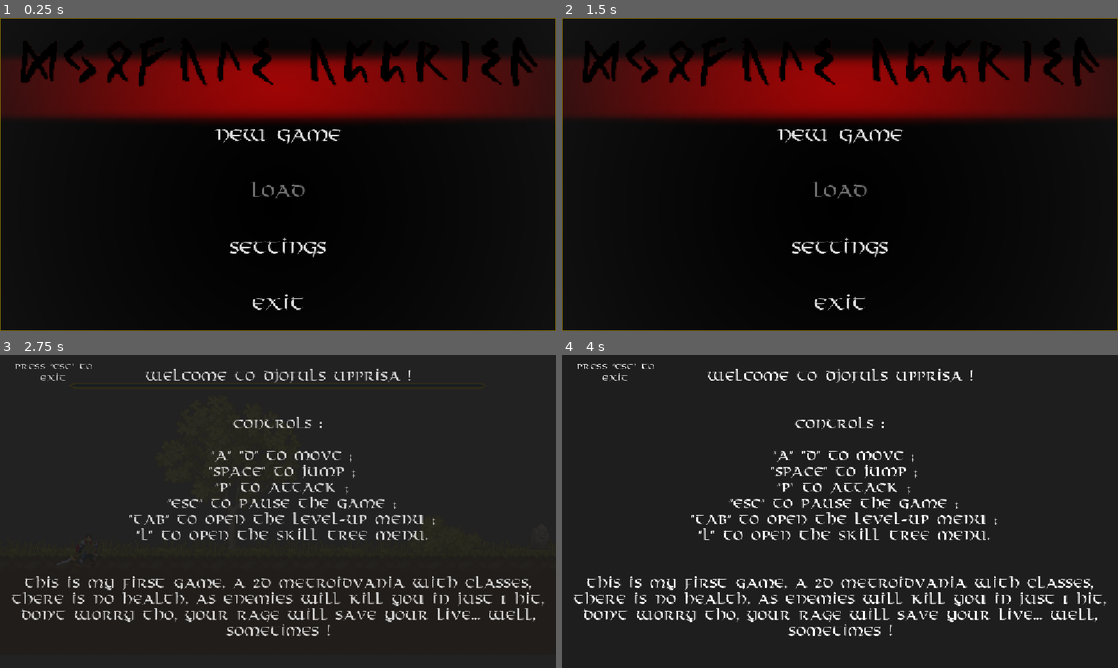
Above: before the commit, frames 1-4 (two rows, left to right).
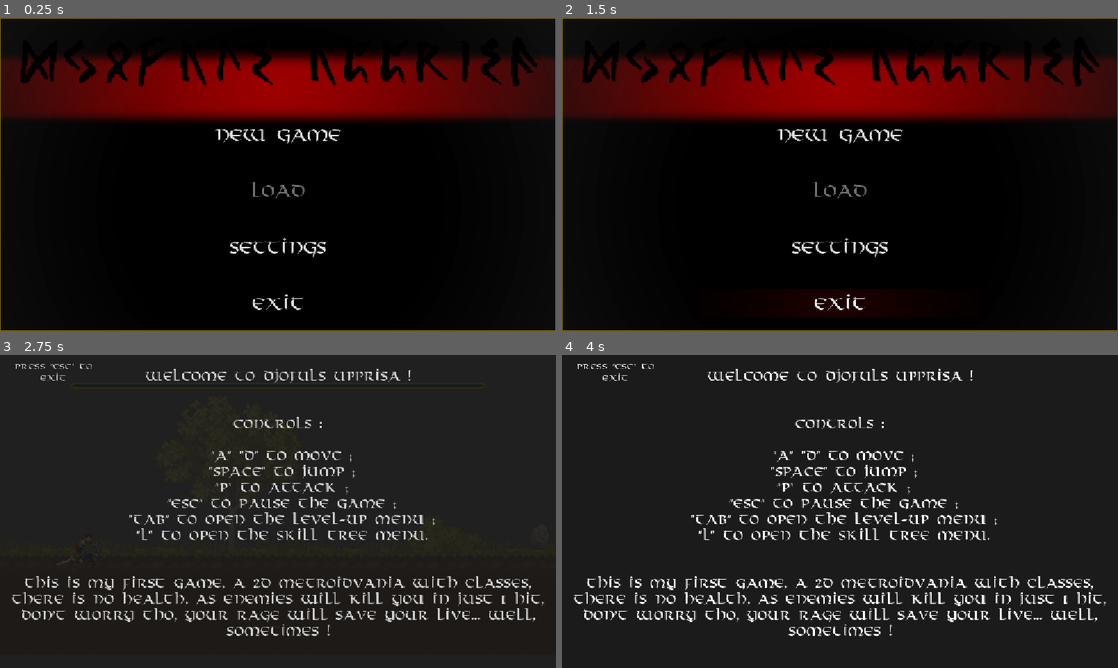
Above: after the commit, the same moments.

Repository: Leasx111/Tiofus-Ubrisa
Game: Godot game, scene res://scenes/Menus and Death Screen/Menus/main_menu.tscn
The game is run twice, just before and just after one commit, with the same random seed, the same clock (stepped at 60 frames per second) and the same inputs.
Inputs (mouse positions are in pixels of both pictures, inside the frame that each line leads up to):
- Up to frame 1 (0.25 s): no input
- Up to frame 2 (1.5 s): click "Settings" at 0.5 s; click (612, 43) at 1.25 s, where only the run after the commit has a clickable "Back"
- Up to frame 3 (2.75 s): click "New Game" at 2 s
- Up to frame 4 (4 s): tap Enter (save) at 2.75 s; move the mouse to (962, 495) at 2.77 s; hold Shift (slide) 2.78-3.53 s; hold D (move_right) from 2.78 s (still down); tap Space (jump) at 3.02, 3.5, 3.77 s; move the mouse to (728, 527) at 3.52 s; tap P (attack) at 3.6 s; tap Shift (slide) at 3.8 s

The runs differ from the first frame. In frame 2, 0.1% of the frame differs, in the area x 46-53%, y 88-94%; in frame 3, less than 0.1%; in frame 4, less than 0.1%.

Commit message:
added adjustable brightness

Diff:
--- a/scenes/Menus and Death Screen/Menus/load_menu.tscn
+++ b/scenes/Menus and Death Screen/Menus/load_menu.tscn
@@ -8,10 +8,14 @@
 [ext_resource type="Texture2D" uid="uid://dycwng1w6evg0" path="res://assets/Menus and Death Screen/Load Menu/load_button_hovered.png" id="3_jkfef"]
 [ext_resource type="Texture2D" uid="uid://c4k6d7y08hf22" path="res://assets/Menus and Death Screen/Load Menu/delete_save_icon.png" id="8_rdkta"]
 
+[sub_resource type="Environment" id="Environment_ucjdt"]
+background_mode = 3
+adjustment_enabled = true
+
 [sub_resource type="LabelSettings" id="LabelSettings_ucjdt"]
 font = ExtResource("1_1s0xb")
 
-[node name="LoadMenu" type="Control" unique_id=1128067260]
+[node name="LoadMenu" type="Control" unique_id=1128067260 node_paths=PackedStringArray("world_environment")]
 layout_mode = 3
 anchors_preset = 15
 anchor_right = 1.0
@@ -19,6 +23,10 @@
 grow_horizontal = 2
 grow_vertical = 2
 script = ExtResource("1_wk6rr")
+world_environment = NodePath("WorldEnvironment")
+
+[node name="WorldEnvironment" type="WorldEnvironment" parent="." unique_id=1832339910]
+environment = SubResource("Environment_ucjdt")
 
 [node name="Sprite2D" type="Sprite2D" parent="." unique_id=2072303239]
 position = Vector2(576, 324)
--- a/scenes/Menus and Death Screen/Menus/main_menu.tscn
+++ b/scenes/Menus and Death Screen/Menus/main_menu.tscn
@@ -6,6 +6,10 @@
 [ext_resource type="FontFile" uid="uid://dw8vim0scomaj" path="res://assets/Fonts/Viking.ttf" id="2_bqqt6"]
 [ext_resource type="Texture2D" uid="uid://wv27g2yt36e8" path="res://assets/Menus and Death Screen/Main Menu/main_menu_text_background.png" id="4_wu84c"]
 
+[sub_resource type="Environment" id="Environment_qncig"]
+background_mode = 3
+adjustment_enabled = true
+
 [sub_resource type="LabelSettings" id="LabelSettings_wu84c"]
 font = ExtResource("1_ekxnf")
 font_size = 180
@@ -13,7 +17,7 @@
 shadow_size = 5
 shadow_color = Color(0.22225618, 2.4215785e-07, 9.62615e-08, 0.19607843)
 
-[node name="MainMenu" type="Control" unique_id=904745671 node_paths=PackedStringArray("new_game_button", "load_button")]
+[node name="MainMenu" type="Control" unique_id=904745671 node_paths=PackedStringArray("world_environment", "new_game_button", "load_button")]
 process_mode = 3
 layout_mode = 3
 anchors_preset = 15
@@ -22,8 +26,12 @@
 grow_horizontal = 2
 grow_vertical = 2
 script = ExtResource("1_8ln24")
+world_environment = NodePath("WorldEnvironment")
 new_game_button = NodePath("VBoxContainer/VBoxContainer/NewGame")
 load_button = NodePath("VBoxContainer/VBoxContainer/Load")
+
+[node name="WorldEnvironment" type="WorldEnvironment" parent="." unique_id=772530754]
+environment = SubResource("Environment_qncig")
 
 [node name="Background" type="Sprite2D" parent="." unique_id=1063551577]
 position = Vector2(576, 324)
--- /dev/null
+++ b/scenes/Menus and Death Screen/Menus/settings_menu.gd
@@ -0,0 +1,32 @@
+extends Control
+
+@export var world_environment: WorldEnvironment
+@export var brightness_slider: HSlider
+@export var master_sound_slider: HSlider
+
+# Called when the node enters the scene tree for the first time.
+func _ready() -> void:
+
+	world_environment.environment.adjustment_brightness = SaveData.brightness / 100
+
+	brightness_slider.value = SaveData.brightness
+
+# Called every frame. 'delta' is the elapsed time since the previous frame.
+func _process(_delta: float) -> void:
+	pass
+
+
+func _on_brightness_slider_value_changed(value: float) -> void:
+
+	SaveData.brightness = brightness_slider.value
+
+	world_environment.environment.adjustment_brightness = SaveData.brightness / 100
+
+func _on_master_sound_slider_value_changed(value: float) -> void:
+
+	SaveData.master_sound = master_sound_slider.value
+
+
+func _on_button_button_up() -> void:
+
+	get_tree().change_scene_to_file("res://scenes/Menus and Death Screen/Menus/main_menu.tscn")
--- a/scenes/Menus and Death Screen/Menus/settings_menu.tscn
+++ b/scenes/Menus and Death Screen/Menus/settings_menu.tscn
@@ -2,8 +2,13 @@
 
 [ext_resource type="Texture2D" uid="uid://cbjgq1pifgi0q" path="res://assets/Menus and Death Screen/Settings Menu/setting_menu_background.png" id="1_15pxr"]
 [ext_resource type="FontFile" uid="uid://dw8vim0scomaj" path="res://assets/Fonts/Viking.ttf" id="1_ay1y4"]
+[ext_resource type="Script" uid="uid://dp6gywlygmqtp" path="res://scenes/Menus and Death Screen/Menus/settings_menu.gd" id="1_eduwh"]
 [ext_resource type="Texture2D" uid="uid://bh1lg2xoxjmr1" path="res://assets/Menus and Death Screen/Settings Menu/runes_checked.png" id="2_15pxr"]
 [ext_resource type="Texture2D" uid="uid://onnqv5l0ftaa" path="res://assets/Menus and Death Screen/Settings Menu/runes_unchecked.png" id="3_eduwh"]
+
+[sub_resource type="Environment" id="Environment_15pxr"]
+background_mode = 3
+adjustment_enabled = true
 
 [sub_resource type="LabelSettings" id="LabelSettings_152rs"]
 font = ExtResource("1_ay1y4")
@@ -13,13 +18,20 @@
 font = ExtResource("1_ay1y4")
 font_size = 32
 
-[node name="SettingsMenu" type="Control" unique_id=963175924]
+[node name="SettingsMenu" type="Control" unique_id=963175924 node_paths=PackedStringArray("world_environment", "brightness_slider", "master_sound_slider")]
 layout_mode = 3
 anchors_preset = 15
 anchor_right = 1.0
 anchor_bottom = 1.0
 grow_horizontal = 2
 grow_vertical = 2
+script = ExtResource("1_eduwh")
+world_environment = NodePath("WorldEnvironment")
+brightness_slider = NodePath("VBoxContainer/Brightness/BrightnessSlider")
+master_sound_slider = NodePath("VBoxContainer/MasterSound/MasterSoundSlider")
+
+[node name="WorldEnvironment" type="WorldEnvironment" parent="." unique_id=235240012]
+environment = SubResource("Environment_15pxr")
 
 [node name="Background" type="Sprite2D" parent="." unique_id=1755745129]
 position = Vector2(576, 324)
@@ -34,6 +46,18 @@
 label_settings = SubResource("LabelSettings_152rs")
 horizontal_alignment = 1
 vertical_alignment = 1
+
+[node name="Button" type="Button" parent="." unique_id=1124436847]
+custom_minimum_size = Vector2(200, 100)
+layout_mode = 0
+offset_right = 200.0
+offset_bottom = 100.0
+size_flags_horizontal = 0
+size_flags_vertical = 2
+theme_override_fonts/font = ExtResource("1_ay1y4")
+theme_override_font_sizes/font_size = 32
+text = "Back"
+flat = true
 
 [node name="VBoxContainer" type="VBoxContainer" parent="." unique_id=67318909]
 layout_mode = 0
@@ -55,9 +79,12 @@
 offset_top = 14.0
 offset_right = 796.0
 offset_bottom = 30.0
+max_value = 200.0
 step = 25.0
+value = 100.0
 rounded = true
-tick_count = 5
+scrollable = false
+tick_count = 9
 ticks_position = 3
 
 [node name="MasterSound" type="Label" parent="VBoxContainer" unique_id=971711625]
@@ -74,8 +101,9 @@
 offset_right = 796.0
 offset_bottom = 30.0
 step = 25.0
+value = 100.0
 rounded = true
-tick_count = 5
+tick_count = 9
 ticks_position = 3
 
 [node name="Difficulty" type="Label" parent="VBoxContainer" unique_id=259712207]
@@ -111,3 +139,7 @@
 offset_bottom = 54.0
 theme_override_icons/checked = ExtResource("2_15pxr")
 theme_override_icons/unchecked = ExtResource("3_eduwh")
+
+[connection signal="button_up" from="Button" to="." method="_on_button_button_up"]
+[connection signal="value_changed" from="VBoxContainer/Brightness/BrightnessSlider" to="." method="_on_brightness_slider_value_changed"]
+[connection signal="value_changed" from="VBoxContainer/MasterSound/MasterSoundSlider" to="." method="_on_master_sound_slider_value_changed"]
--- a/scenes/Other/game.tscn
+++ b/scenes/Other/game.tscn
@@ -14,12 +14,21 @@
 [ext_resource type="PackedScene" uid="uid://bkcxmfr0o6no0" path="res://scenes/Menus and Death Screen/Menus/skill_tree_menu.tscn" id="12_my4xy"]
 [ext_resource type="PackedScene" uid="uid://dyflootcf5am3" path="res://scenes/Menus and Death Screen/Menus/tutorial.tscn" id="13_ugoi2"]
 
-[node name="Game" type="Node2D" unique_id=2101353719 node_paths=PackedStringArray("roomloader", "tutorial", "player")]
+[sub_resource type="Environment" id="Environment_ugoi2"]
+background_mode = 3
+background_canvas_max_layer = 10
+adjustment_enabled = true
+
+[node name="Game" type="Node2D" unique_id=2101353719 node_paths=PackedStringArray("world_environment", "roomloader", "tutorial", "player")]
 script = ExtResource("1_2jcow")
+world_environment = NodePath("WorldEnvironment")
 first_room = ExtResource("2_ogxqr")
 roomloader = NodePath("RoomLoader")
 tutorial = NodePath("CanvasLayer/Tutorial")
 player = NodePath("Player")
+
+[node name="WorldEnvironment" type="WorldEnvironment" parent="." unique_id=757789526]
+environment = SubResource("Environment_ugoi2")
 
 [node name="RoomLoader" type="Node" parent="." unique_id=708423792 node_paths=PackedStringArray("room_holder", "colorrect", "player")]
 script = ExtResource("1_0tnpc")
--- a/scripts/Menus and Death Screen/Load menu/load_menu.gd
+++ b/scripts/Menus and Death Screen/Load menu/load_menu.gd
@@ -1,6 +1,10 @@
 extends Control
 
+@export var world_environment: WorldEnvironment
+
 func _ready() -> void:
+
+	world_environment.environment.adjustment_brightness = SaveData.brightness / 100
 
 	for i in 4 :
 
--- a/scripts/Menus and Death Screen/Main Menu/main_menu.gd
+++ b/scripts/Menus and Death Screen/Main Menu/main_menu.gd
@@ -1,10 +1,14 @@
 extends Control
+
+@export var world_environment: WorldEnvironment
 
 @export var new_game_button: Button
 @export var load_button: Button
 
 # Called when the node enters the scene tree for the first time.
 func _ready() -> void :
+
+	world_environment.environment.adjustment_brightness = SaveData.brightness / 100
 
 	SaveData.calc_files()
 
@@ -51,7 +55,7 @@
 
 func _on_settings_button_up() -> void :
 
-	pass
+	get_tree().change_scene_to_file("res://scenes/Menus and Death Screen/Menus/settings_menu.tscn")
 
 func _on_exit_button_up() -> void:
 
--- a/scripts/Others/game.gd
+++ b/scripts/Others/game.gd
@@ -1,6 +1,8 @@
 extends Node2D
 
 class_name Game
+
+@export var world_environment: WorldEnvironment
 
 @export var first_room : PackedScene
 @export var roomloader : RoomLoader
@@ -9,6 +11,8 @@
 
 
 func _ready() -> void :
+
+	world_environment.environment.adjustment_brightness = SaveData.brightness / 100
 
 	await roomloader.change_room(first_room, "spawn_left")
 
--- a/scripts/Room and Save System/save_data.gd
+++ b/scripts/Room and Save System/save_data.gd
@@ -1,6 +1,10 @@
 extends Node
 
 var player_data : PlayerData = PlayerData.new()
+
+var brightness : float = 100.00
+
+var master_sound : float = 100.00
 
 var current_data : int = 0
 
Not shown, added: scenes/Menus and Death Screen/Menus/settings_menu.gd.uid
